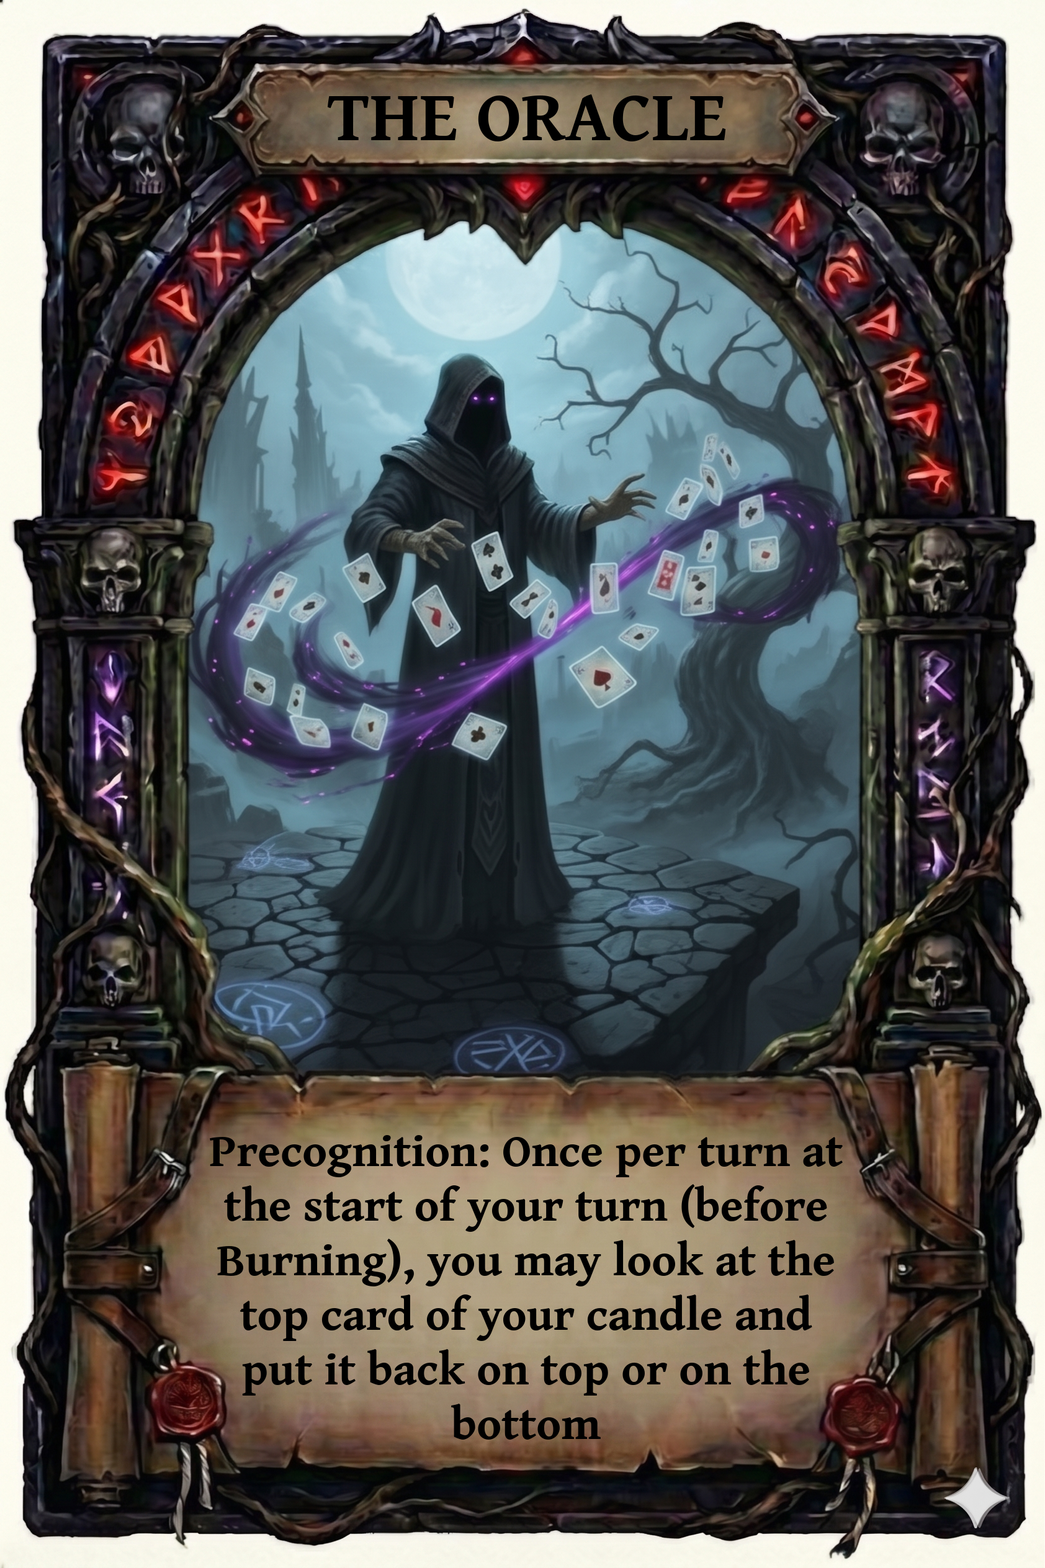
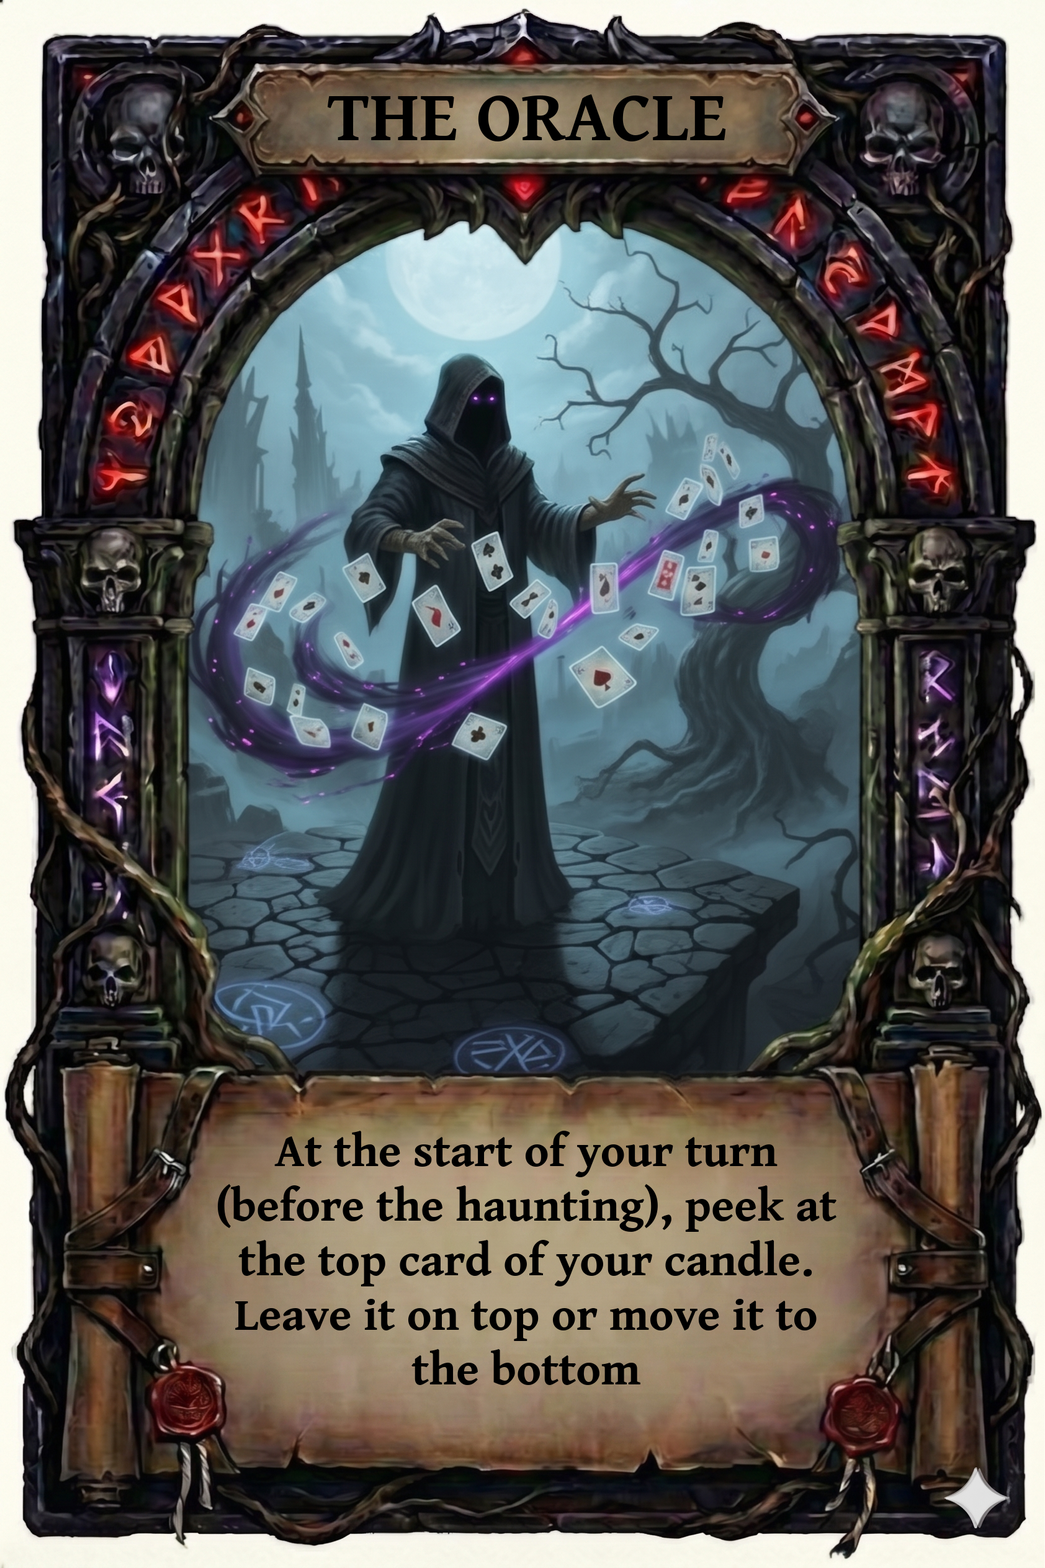
Layer changes from the first 1045px x 1568px image to the second:
renamed "Precognition: Once per turn at..." to "At the start of your turn (bef...", painted on it over [209, 1130, 843, 1440]